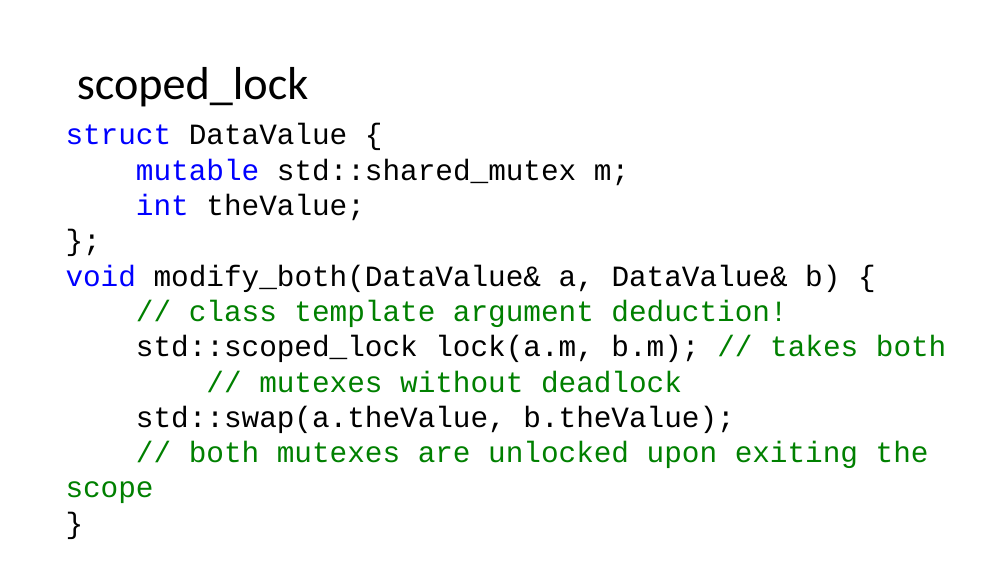
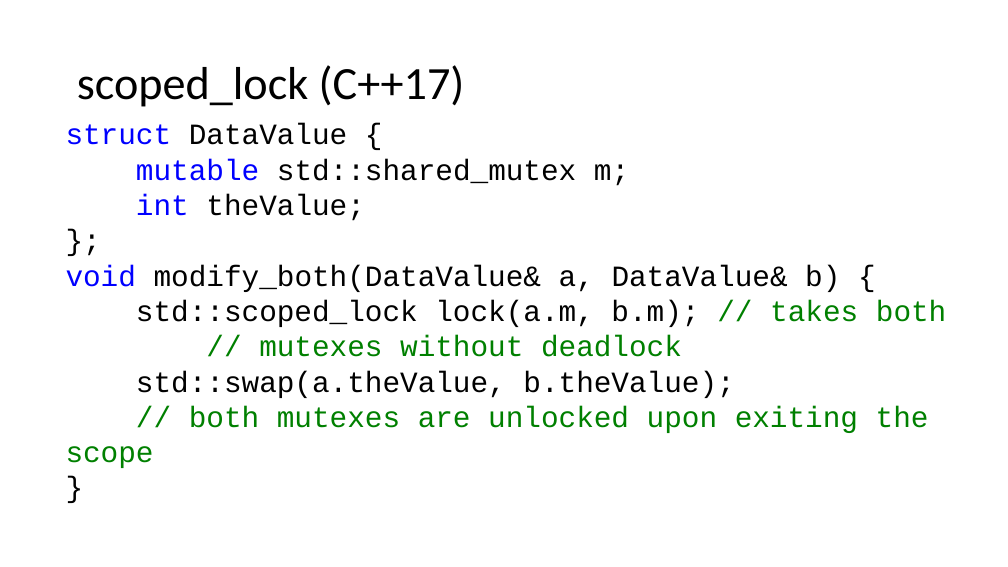
Before and after one commit to BillyONeal/14_cpp_features_in_40_minutes, a slide deck: slide 12 of Standard Library Little Things.pptx (slide 11 before the commit). Drawn at 1008x567 pixels with LibreOffice and Linux fonts; fonts in the diff are those of the drawing. Boxes give left, top, right and bottom in pixels: in the first picture for what was removed or moved away, otherwise in the second. Text is boxed around its words. In the diff, an @@ line names an element or a change of style, - is before the commit and + after.

```diff
--- a/Standard Library Little Things.pptx
+++ b/Standard Library Little Things.pptx
@@ title at [77,65,465,107]: text changed @@
-scoped_lock
+scoped_lock (C++17)
@@ text at [189,300,787,327]: paragraph removed @@
-// class template argument deduction!
```
Also in this commit, not shown: 33 other slides changed, 1 slide added, 2 slides removed.
